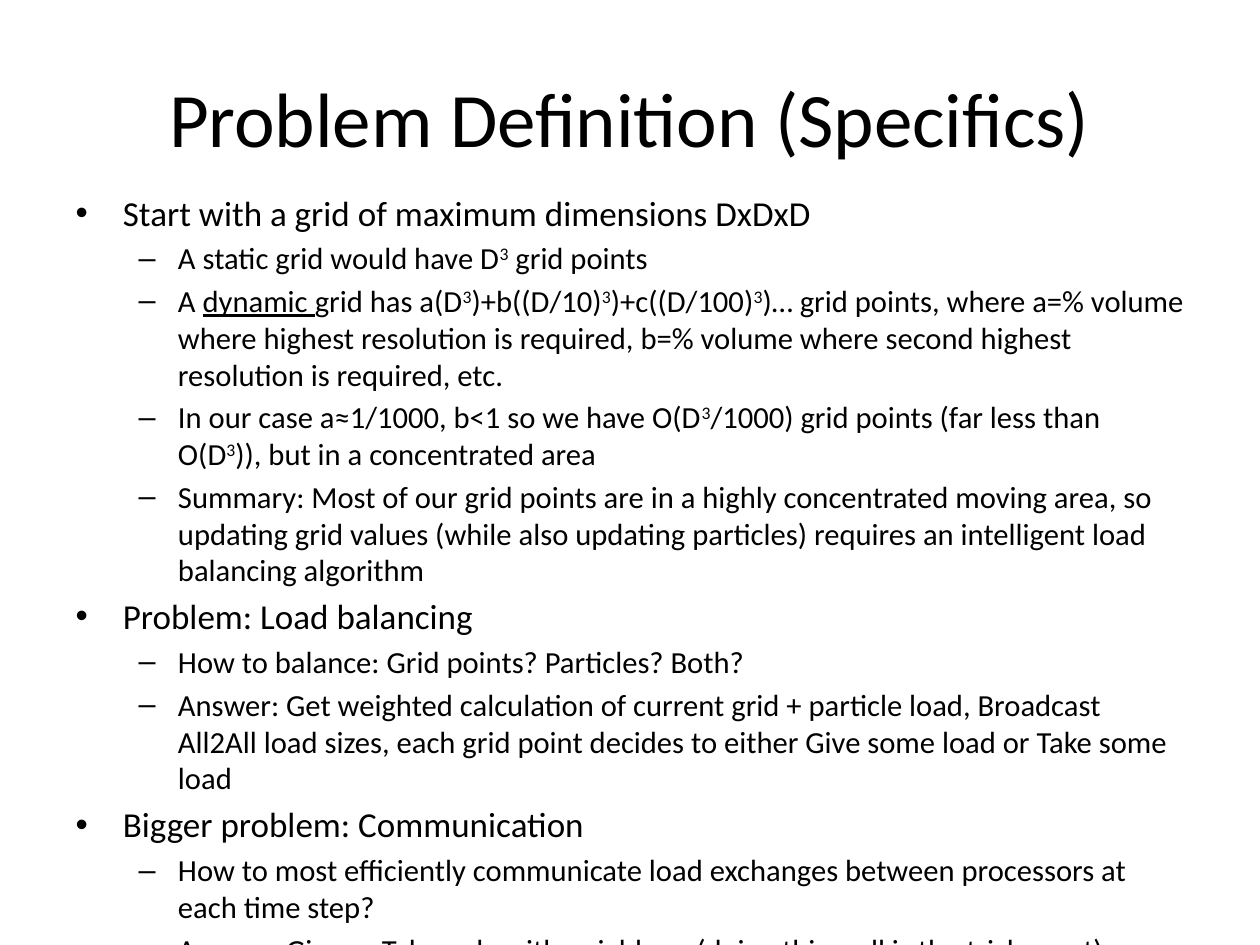
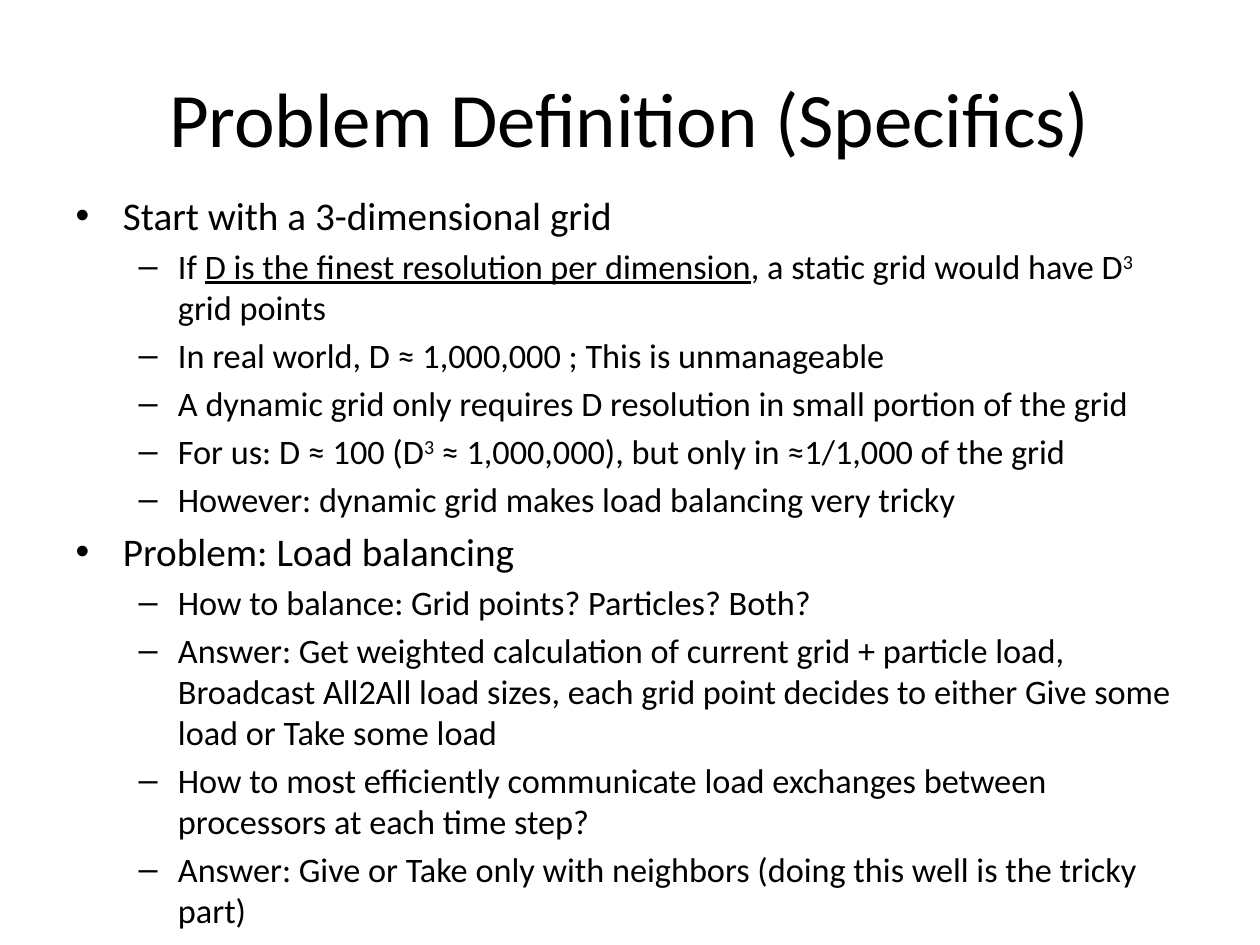
Before and after one commit to mgsholte/dynogrid, a slide deck: slide 3 of Dynogrid_ProgressReport_v1.pptx. Drawn at 1260x945 pixels with LibreOffice and Linux fonts; fonts in the diff are those of the drawing. Boxes give left, top, right and bottom in pixels: in the first picture for what was removed or moved away, otherwise in the second. Text is boxed around its words. In the diff, an @@ line names an element or a change of style, - is before the commit and + after.

```diff
--- a/Dynogrid_ProgressReport_v1.pptx
+++ b/Dynogrid_ProgressReport_v1.pptx
@@ text at box(123, 202, 1128, 518): text changed; size 17.5 to 19.6 pt @@
-• Start with a grid of maximum dimensions DxDxD
-  – A static grid would have D3 grid points
-  – A dynamic grid has a(D3)+b((D/10)3)+c((D/100)3)… grid points, where a=% volume where highest resolution is required, b=% volume where second highest resolution is required, etc.
-  – In our case a≈1/1000, b<1 so we have O(D3/1000) grid points (far less than O(D3)), but in a concentrated area
-  – Summary: Most of our grid points are in a highly concentrated moving area, so updating grid values (while also updating particles) requires an intelligent load balancing algorithm
+• Start with a 3-dimensional grid
+  – If D is the finest resolution per dimension, a static grid would have D3 grid points
+  – In real world, D ≈ 1,000,000 ; This is unmanageable
+  – A dynamic grid only requires D resolution in small portion of the grid
+  – For us: D ≈ 100 (D3 ≈ 1,000,000), but only in ≈1/1,000 of the grid
+  – However: dynamic grid makes load balancing very tricky
@@ text at box(123, 538, 1170, 929): size 20 to 22.4 pt in "Problem: Load balancing"; size 17.5 to 19.6 pt in "How to balance: Grid points? Particles? Both?", "Answer: Get weighted calculation of current grid ...", "How to most efficiently communicate load exchanges ...", "Answer: Give or Take only with neighbors ..." @@
@@ text at box(123, 812, 583, 843): paragraph removed @@
-• Bigger problem: Communication
```
Also in this commit, not shown: 3 other slides changed.
